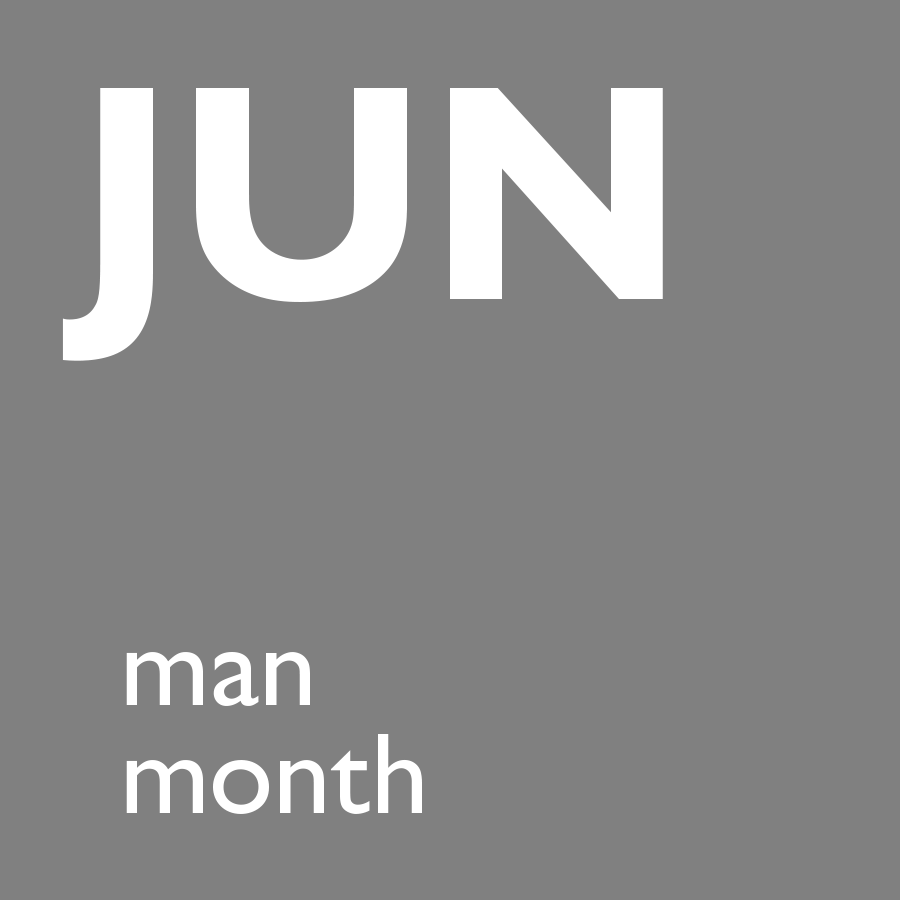
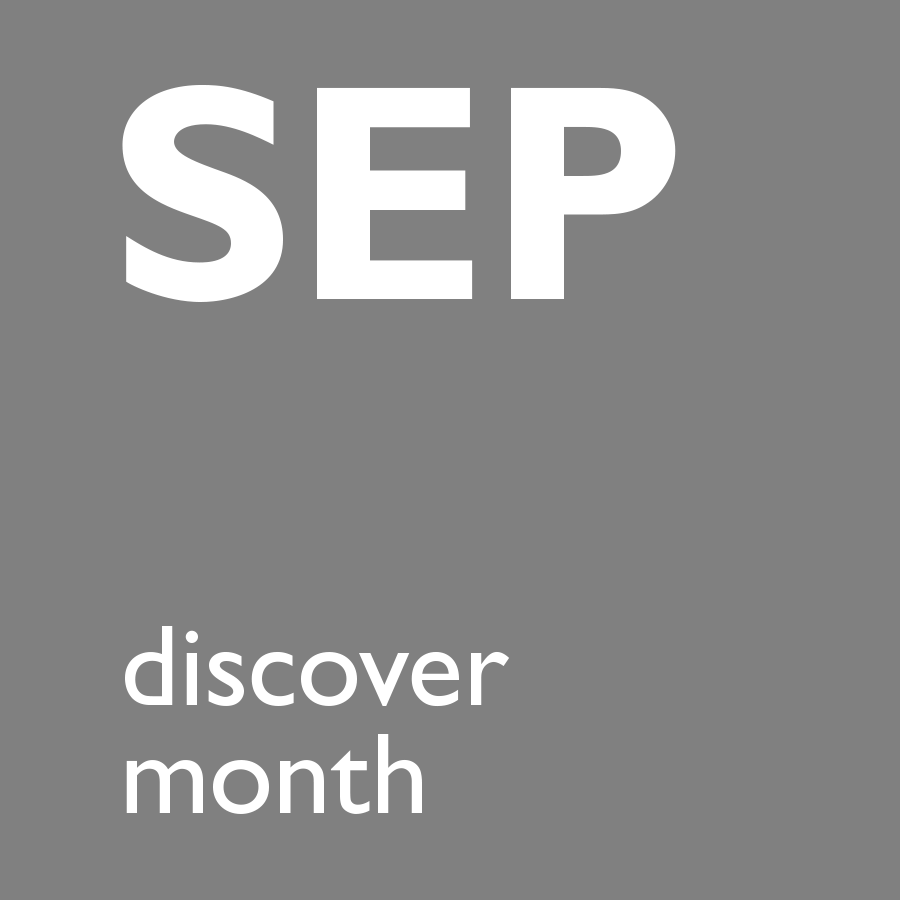
Layered file, before and after one edit (900x900). Changes by layer:
hid group "June" (2 layers) over <box>62,88,663,707</box>
showed group "September" (2 layers) over <box>122,85,676,707</box>
renamed "uncover month" to "discover month", painted on it over <box>125,626,509,707</box>
